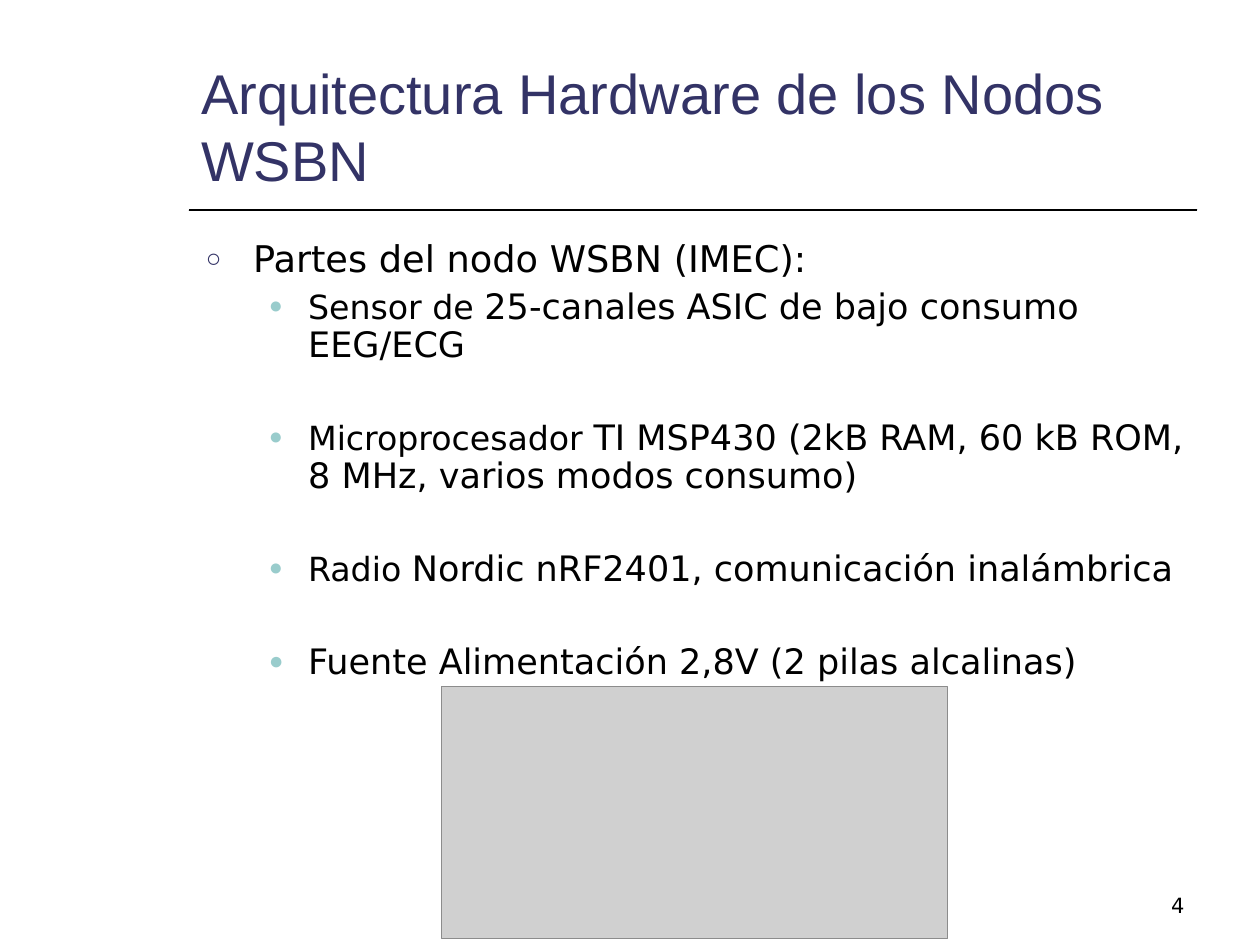
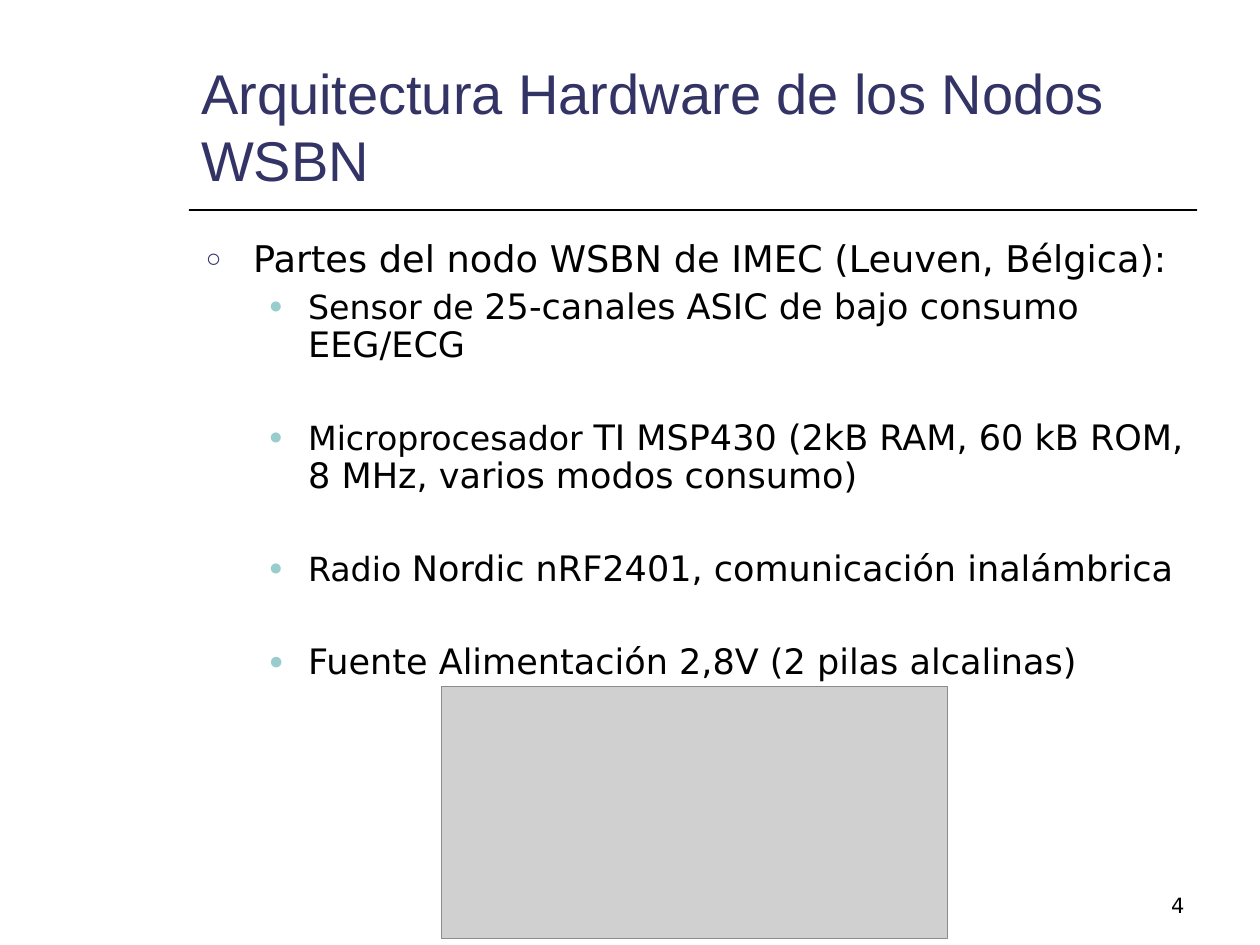
Before and after one commit to mmja/redsensores, a slide deck: slide 4 of Memoria/Consumo.ppt. Drawn at 1260x945 pixels with LibreOffice and Linux fonts; fonts in the diff are those of the drawing; grey boxes stand for pictures. Boxes give left, top, right and bottom in pixels: in the first picture for what was removed or moved away, otherwise in the second. Text is boxed around its words. In the diff, an @@ line names an element or a change of style, - is before the commit and + after.

```diff
--- a/Memoria/Consumo.ppt
+++ b/Memoria/Consumo.ppt
@@ text at [253,242,1166,280]: text changed @@
-○ Partes del nodo WSBN (IMEC):
+○ Partes del nodo WSBN de IMEC (Leuven, Bélgica):
```
